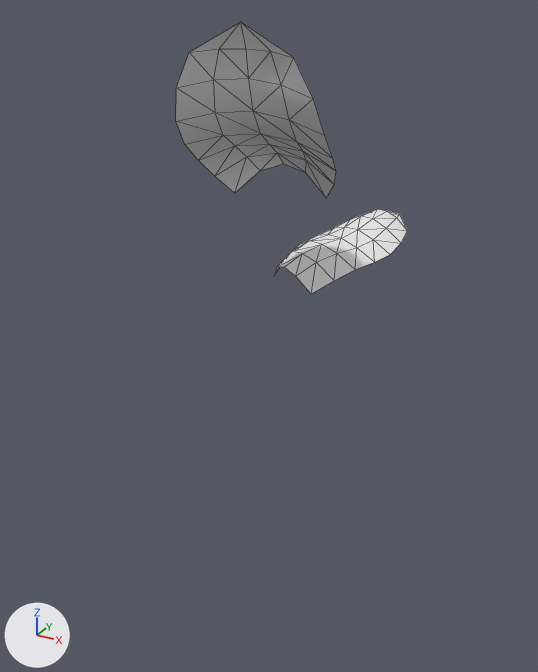
Two versions of the OBJ model game/assets/models/plants/SM_Plant_CalatheaSingle_Leaf.obj, one commit apart.
Rendered twice from a 50 mm lens placed at (1.91, -3.64, 2.98), pointed at (-0.02, -0.13, 1.23). The axes (+X, +Y, +Z) are drawn at lower left. The lights are the same throughout. The older version comes first. Mesh edges are drawn as thin lines. Where no turn or scale is listed for an object, it has been applied to the vertices.

The first picture shows 'SM_Plant_CalatheaSingle_Leaf'.
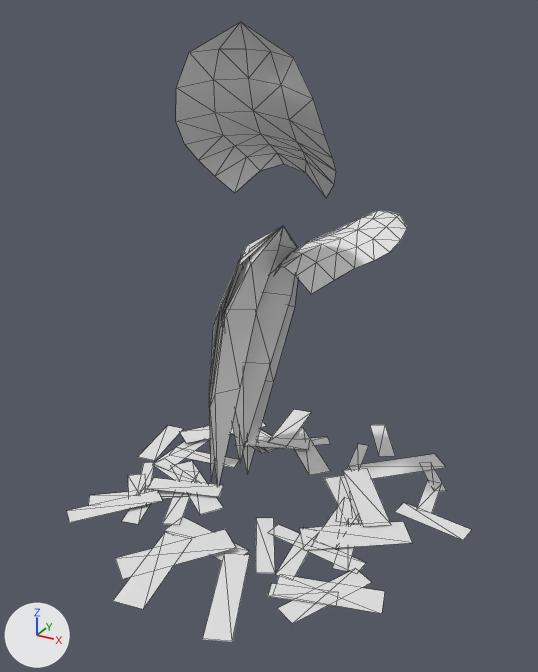
Pixel boxes [x1, y1, x2, y2] of what changed, in the pictures (538 x 672 px):
'SM_Plant_CalatheaSingle_Leaf', reshaped (75% wider, 127% taller): before [176, 22, 407, 294]; after [67, 22, 471, 642]
part 1 of me_sm_plant_calatheasingle_leaf, built on: before [294, 209, 407, 280]; after [67, 210, 471, 642]

What changed in the scene script:
```text
Change me_sm_plant_calatheasingle_leaf:
    used by ob_sm_plant_calatheasingle_leaf; location = (0.0, 0.0, 0.0)
    remove me_sm_plant_calatheasingle_leaf.from_pydata(...)  # 72 vertices, 104 faces; spans x -0.24..0.53, y -0.85..0.8, z 1.49..2.93
    add me_sm_plant_calatheasingle_leaf.from_pydata(...)  # 287 vertices, 246 faces; spans x -1.19..1.2, y -1.32..1.22, z -0.23..2.93
    me_sm_plant_calatheasingle_leaf part 1
    4 faces are deleted
    3 vertices in x 0.32..0.5, y 0.17..0.41, z 1.61..1.69 move by (0.0, -0.01, 0.01)
    3 vertices in x 0.11..0.28, y 0.56..0.74, z 1.74..1.83 move by (0.0, 0.0, -0.01)
    3 vertices in x 0.41..0.52, y 0.55..0.66, z 1.75..1.81 move by (0.0, 0.0, 0.01)
    9 vertices move from x -0.09..0.52, y 0.29..0.78, z 1.63..1.79 to x -0.09..0.52, y 0.28..0.79, z 1.63..1.78
    215 vertices are added at x -1.19..1.2, y -1.32..1.22, z -0.23..1.86
    146 new faces join them
```
